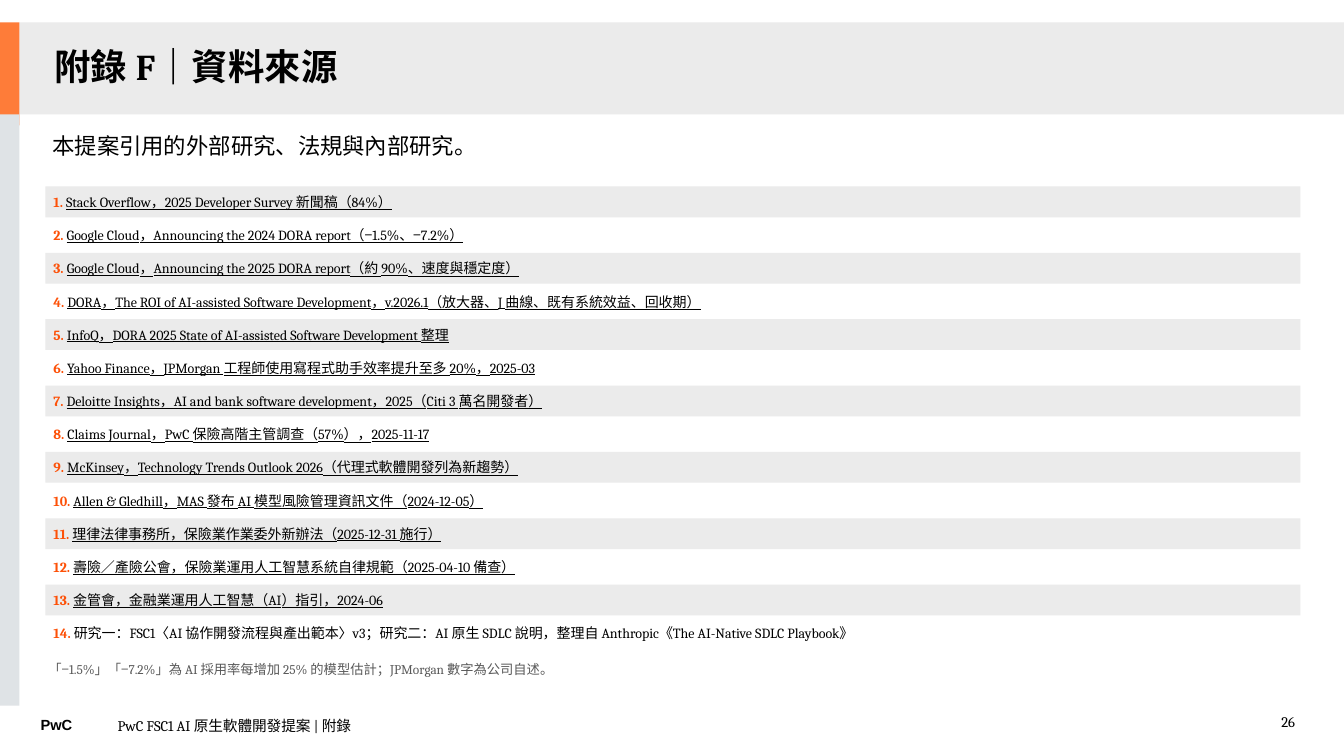
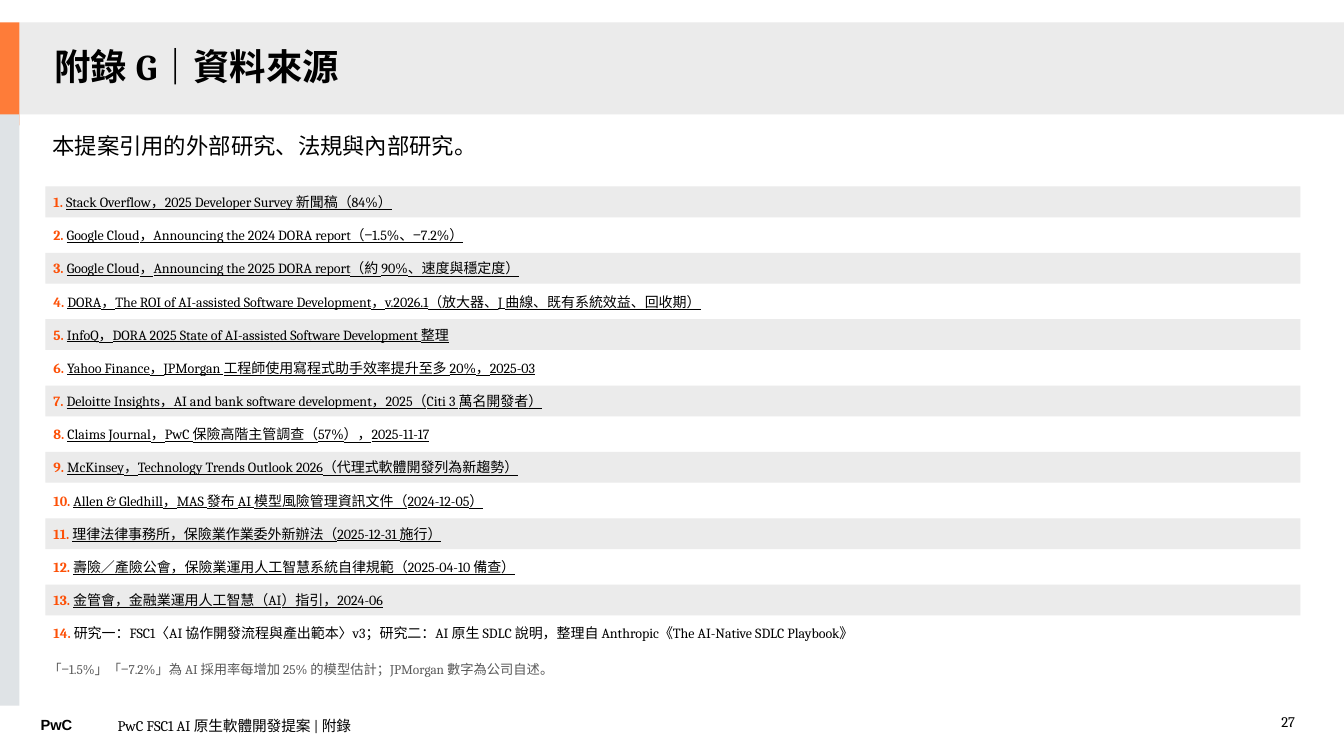
Before and after one commit to Robshao/PwC_FSC1, a slide deck: slide 27 of research/ai-native-sdlc/AI原生軟體開發_合夥人提案簡報_客戶版.pptx (slide 26 before the commit). Drawn at 1344x756 pixels with LibreOffice and Linux fonts; fonts in the diff are those of the drawing. Boxes give left, top, right and bottom in pixels: in the first picture for what was removed or moved away, otherwise in the second. Text is boxed around its words. In the diff, an @@ line names an element or a change of style, - is before the commit and + after.

```diff
--- a/research/ai-native-sdlc/AI原生軟體開發_合夥人提案簡報_客戶版.pptx
+++ b/research/ai-native-sdlc/AI原生軟體開發_合夥人提案簡報_客戶版.pptx
@@ title at (55,48,340,85): text changed @@
-附錄 F｜資料來源
+附錄 G｜資料來源
@@ page number at (1281,717,1295,727): text changed @@
-26
+27
```
Also in this commit, not shown: 6 other slides changed, 2 slides added, 1 slide removed, 6 other files.
